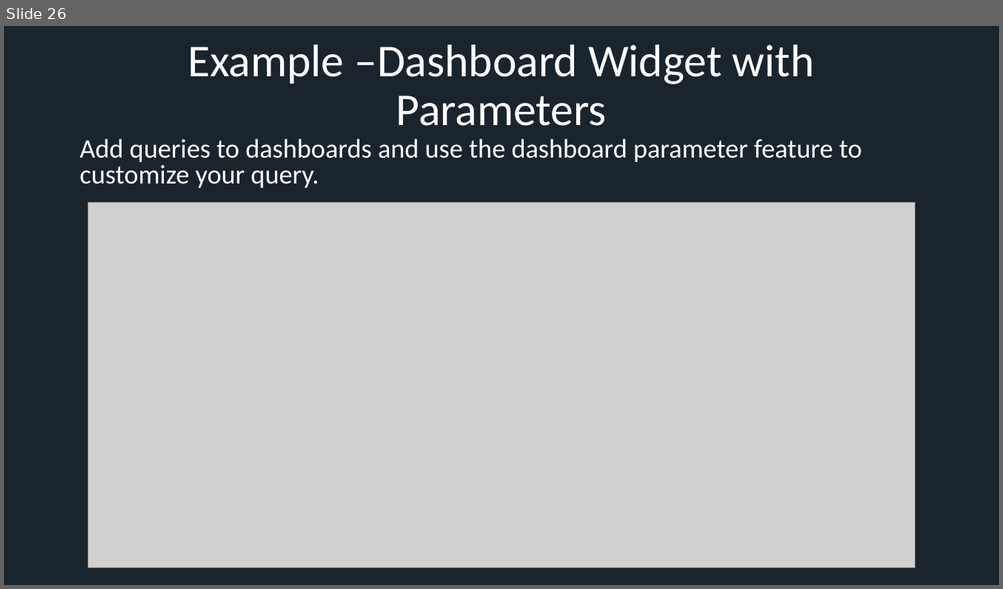
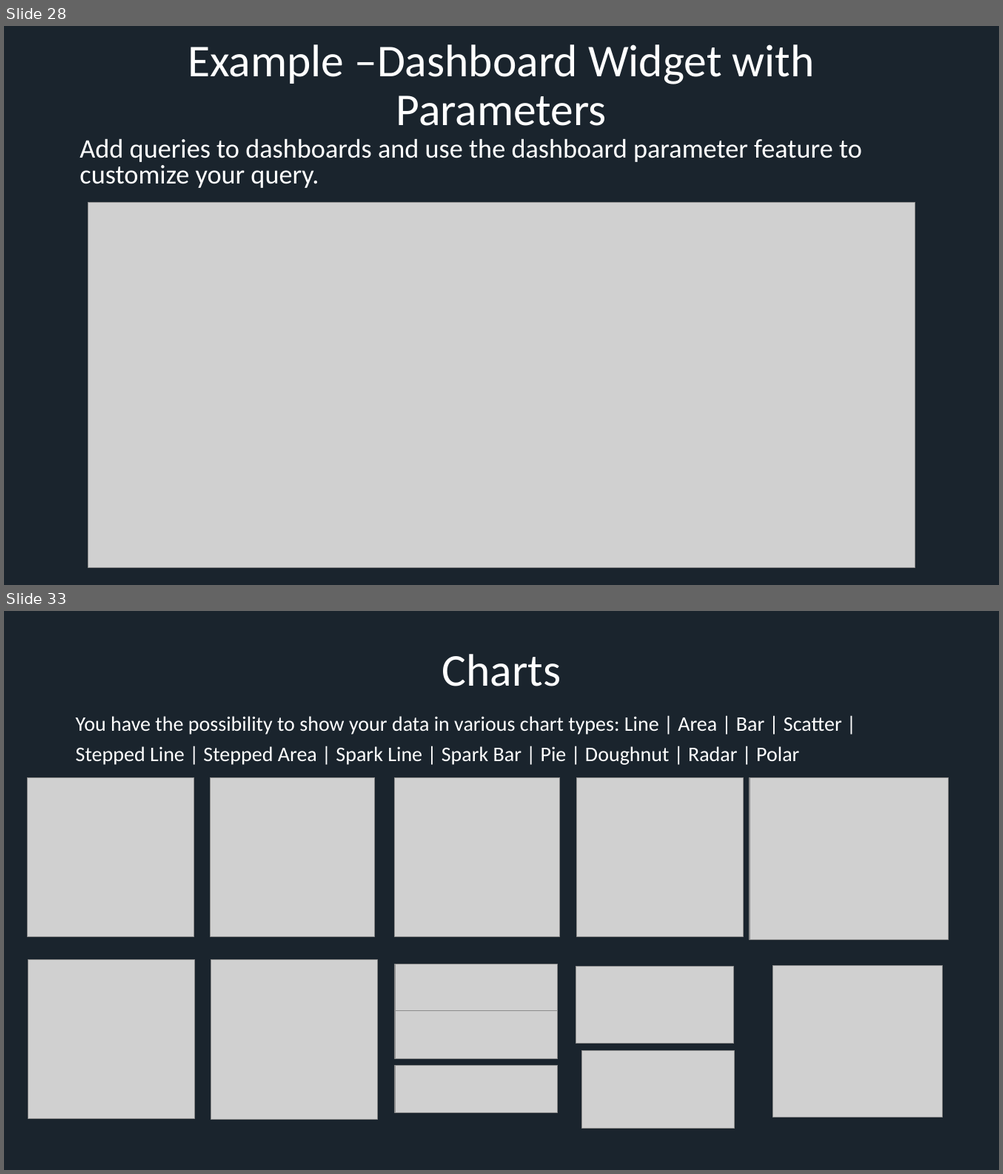
Before and after one commit to xresch/EngineeredMonitoringPlatform, a slide deck: EngineeredMonitoringPlatform/docs/EMP_PresentationSlides.pptx. Shown one above the other, each under a label of ours: slide 26 before the commit, slides 28 and 33 after it; the slides between them are not shown. The pictures are 1003x589 and 1003x1174 pixels, drawn with LibreOffice and Linux fonts; fonts in the diff are those of the drawing; grey boxes stand for pictures. Boxes give left, top, right and bottom in pixels: in the first picture for what was removed or moved away, otherwise in the second. Text is boxed around its words. In the diff, an @@ line names an element or a change of style, - is before the commit and + after.

```diff
--- a/EngineeredMonitoringPlatform/docs/EMP_PresentationSlides.pptx
+++ b/EngineeredMonitoringPlatform/docs/EMP_PresentationSlides.pptx
@@ slide 33 added at (4, 611, 999, 1170), background #1A242D @@
@@ title added at (441, 654, 560, 686), 44 pt, text #FFFFFF @@
+Charts
@@ text added at (76, 716, 842, 765), 20 pt, text #FFFFFF @@
+You have the possibility to show your data in various chart types: Line | Area | Bar | Scatter | Stepped Line | Stepped Area | Spark Line | Spark Bar | Pie | Doughnut | Radar | Polar
@@ picture added at (28, 778, 194, 937) @@
@@ picture added at (210, 777, 375, 937) @@
@@ picture added at (394, 777, 560, 937) @@
@@ picture added at (577, 777, 743, 937) @@
@@ picture added at (749, 777, 948, 940) @@
@@ picture added at (28, 960, 194, 1119) @@
@@ picture added at (210, 960, 377, 1120) @@
@@ picture added at (395, 965, 558, 1011) @@
@@ picture added at (575, 967, 734, 1045) @@
@@ picture added at (774, 966, 942, 1118) @@
@@ picture added at (395, 1011, 558, 1059) @@
@@ picture added at (581, 1051, 734, 1129) @@
@@ picture added at (395, 1065, 558, 1113) @@
@@ what was slide 26 is now slide 28 @@
```
Also in this commit, not shown: 1 slide changed, 12 other slides added, 2 slides removed.
